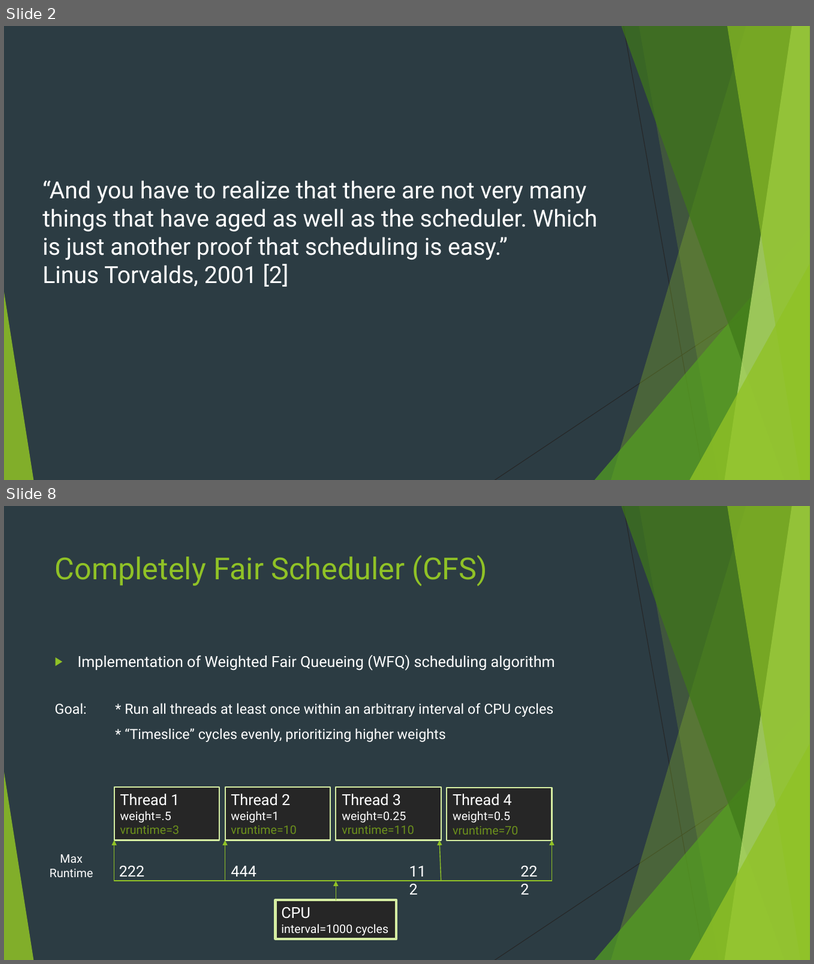
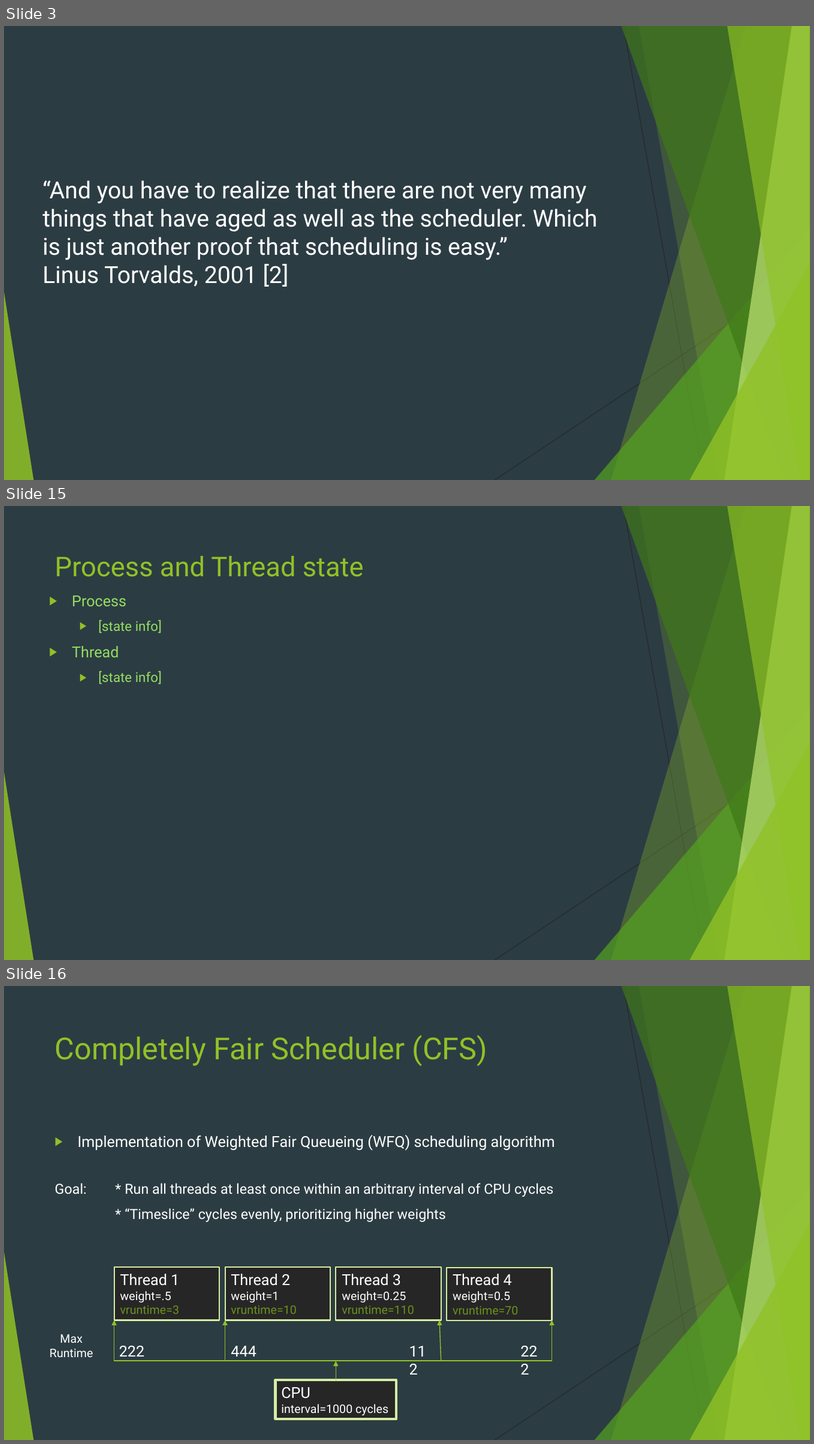
Before and after one commit to danfrz/Senior_seminar_templates, a slide deck: Talk/Thread Scheduler Efficiency Improvements.pptx. Shown one above the other, each under a label of ours: slides 2 and 8 before the commit, slides 3, 15 and 16 after it; the slides between them are not shown. The pictures are 814x964 and 814x1444 pixels, drawn with LibreOffice and Linux fonts; fonts in the diff are those of the drawing. Boxes give left, top, right and bottom in pixels: in the first picture for what was removed or moved away, otherwise in the second. Text is boxed around its words. In the diff, an @@ line names an element or a change of style, - is before the commit and + after.

```diff
--- a/Talk/Thread Scheduler Efficiency Improvements.pptx
+++ b/Talk/Thread Scheduler Efficiency Improvements.pptx
@@ slide 15 added at (4, 506, 810, 960), background #2C3C43; not listed: 10 template elements that a slide beside it also shows @@
@@ title added at (55, 556, 364, 577), 32.4 pt, text #90C226 @@
+Process and Thread state
@@ text added at (72, 595, 162, 684), 16 pt, text #94DE61 @@
+▶ Process
+  ▶ [state info]
+▶ Thread
+  ▶ [state info]
@@ what was slide 2 is now slide 3 @@
@@ what was slide 8 is now slide 16 @@
```
Also in this commit, not shown: 6 slides changed, 8 other slides added, 1 other file.
